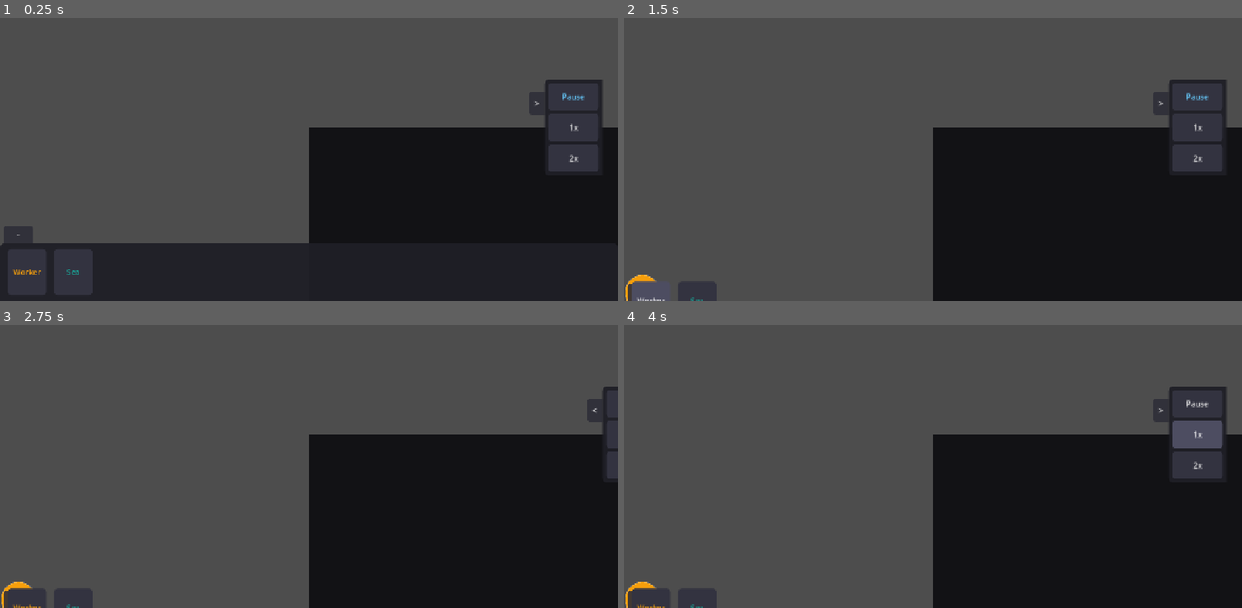
Above: before the commit, frames 1-4 (two rows, left to right).
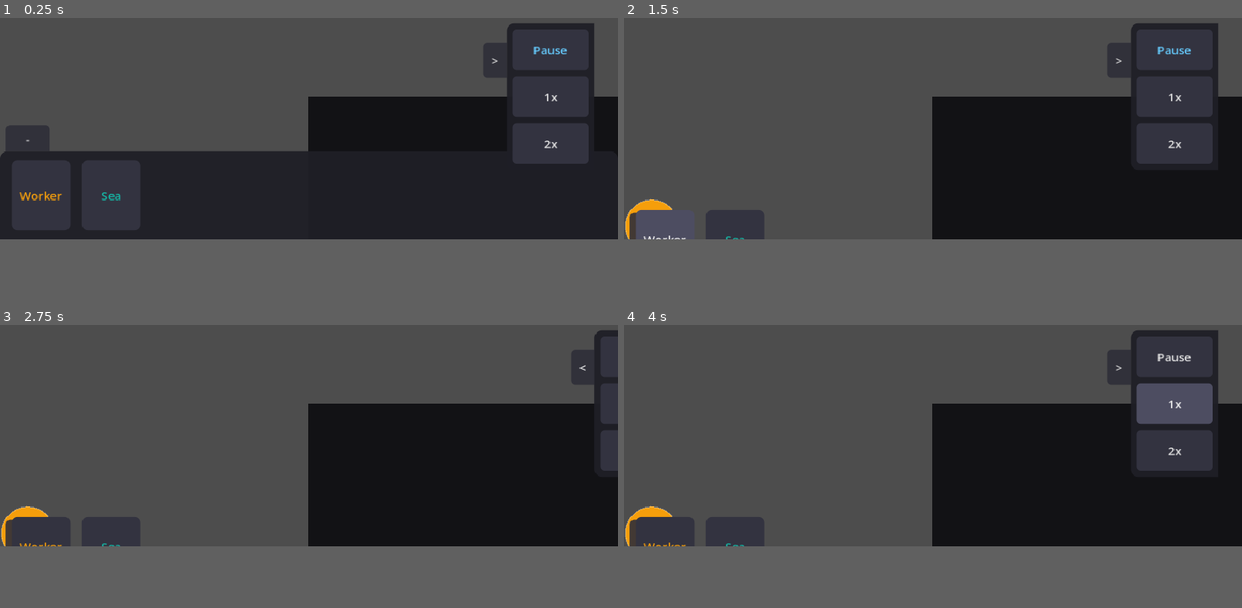
Above: after the commit, the same moments.

Repository: grigorysolomatov/hermes-graph-game-godot
Game: Godot game, scene res://root.tscn
Same seed, same stepped clock (60 frames per second), same inputs: the game is played once before the commit and once after it.
Inputs:
- Up to frame 1 (0.25 s): no input
- Up to frame 2 (1.5 s): click "-" at 0.5 s; click "+" at 1.25 s
- Up to frame 3 (2.75 s): click ">" at 2 s
- Up to frame 4 (4 s): click "<" at 2.75 s; click "1x" at 3.5 s
In our replay, the window is 800x450 before the commit and 800x370 after it. These sizes can differ from the game's own. Grey fills any space a smaller window leaves; there, only what the larger window draws over its background counts as a difference.

The runs differ from the first frame. In frame 1, 28% of the frame differs, in the area x 0-100%, y 1-98%; in frame 2, 22%; in frame 3, 20%; in frame 4, 24%.

Commit message:
fix: full QA pass

Diff:
--- a/graph-game/project.godot
+++ b/graph-game/project.godot
@@ -17,8 +17,8 @@
 
 [display]
 
-window/size/viewport_width=1280
-window/size/viewport_height=720
+window/size/viewport_width=844
+window/size/viewport_height=390
 window/stretch/mode="canvas_items"
 window/stretch/aspect="expand"
 
--- a/graph-game/scripts/context_menu.gd
+++ b/graph-game/scripts/context_menu.gd
@@ -3,33 +3,8 @@
 
 signal delete_pressed(node_id: int)
 signal connect_pressed(node_id: int)
-signal close_requested
 
 var node_id: int = -1
-
-@onready var _delete_btn: Button = $HBox/DeleteBtn
-@onready var _connect_btn: Button = $HBox/ConnectBtn
-
-func show_for(id: int, world_pos: Vector2, camera: Camera2D) -> void:
-	node_id = id
-	# Convert world position to screen position
-	var screen_pos: Vector2 = camera.unproject_position(Vector3(world_pos.x, world_pos.y, 0))
-	# For Camera2D in 2D, use get_canvas_transform
-	var vp: Viewport = get_viewport()
-	var transform: Transform2D = vp.get_canvas_transform()
-	var sp: Vector2 = transform * world_pos
-	# Offset above the node
-	sp.y -= 100.0
-	sp.x -= size.x * 0.5
-	position = sp
-	show()
-
-func show_above(world_pos: Vector2, canvas_transform: Transform2D) -> void:
-	var sp: Vector2 = canvas_transform * world_pos
-	sp.y -= 100.0
-	sp.x -= size.x * 0.5
-	position = sp
-	show()
 
 func _on_delete_pressed() -> void:
 	delete_pressed.emit(node_id)
--- a/graph-game/scripts/main.gd
+++ b/graph-game/scripts/main.gd
@@ -74,17 +74,26 @@
 		_edge_views[edge_id].queue_free()
 		_edge_views.erase(edge_id)
 
+func _clear_connect_mode() -> void:
+	if _connect_source >= 0 and _node_views.has(_connect_source):
+		_node_views[_connect_source].set_connect_highlight(false)
+	_connect_source = -1
+
 func _on_node_tapped(node_id: int, world_pos: Vector2) -> void:
 	if _connect_source >= 0:
 		if node_id != _connect_source:
 			GameState.add_edge(_connect_source, node_id, GameState.ResourceType.LABOR)
-		_connect_source = -1
+		_clear_connect_mode()
 		_context_menu.hide()
 		return
 	_context_menu.node_id = node_id
 	var screen_pos: Vector2 = get_viewport().get_canvas_transform() * world_pos
 	screen_pos.y -= 100.0
 	screen_pos.x -= 80.0
+	var vp_size: Vector2 = get_viewport().get_visible_rect().size
+	var menu_size: Vector2 = _context_menu.size
+	screen_pos.x = clamp(screen_pos.x, 4.0, vp_size.x - menu_size.x - 4.0)
+	screen_pos.y = clamp(screen_pos.y, 4.0, vp_size.y - menu_size.y - 4.0)
 	_context_menu.position = screen_pos
 	_context_menu.show()
 
@@ -96,6 +105,8 @@
 
 func _on_connect_start(node_id: int) -> void:
 	_connect_source = node_id
+	if _node_views.has(node_id):
+		_node_views[node_id].set_connect_highlight(true)
 
 func _on_resource_selected(edge_id: int, resource_type: GameState.ResourceType) -> void:
 	GameState.set_edge_resource(edge_id, resource_type)
@@ -126,12 +137,16 @@
 	if event is InputEventScreenTouch:
 		if event.pressed:
 			_touch_positions[event.index] = event.position
+			if _connect_source >= 0:
+				_clear_connect_mode()
 		else:
 			_touch_positions.erase(event.index)
 		var count: int = _touch_positions.size()
 		_panning = (count == 1)
 		_pinch_last_dist = _get_pinch_dist() if count == 2 else -1.0
 	elif event is InputEventMouseButton and event.button_index == MOUSE_BUTTON_LEFT:
+		if event.pressed and _connect_source >= 0:
+			_clear_connect_mode()
 		_panning = event.pressed
 
 func _input(event: InputEvent) -> void:
@@ -160,7 +175,7 @@
 	if pressed and _context_menu.visible:
 		if not _context_menu.get_global_rect().has_point(pos):
 			_context_menu.hide()
-			_connect_source = -1
+			_clear_connect_mode()
 			get_viewport().set_input_as_handled()
 			return
 
--- a/graph-game/scripts/node_view.gd
+++ b/graph-game/scripts/node_view.gd
@@ -18,6 +18,8 @@
 var _labor_tex: Texture2D
 var _fish_tex: Texture2D
 var _color: Color = WORKER_COLOR
+
+var _highlight_connect: bool = false
 
 var _tracking: bool = false
 var _touch_start_screen: Vector2 = Vector2.ZERO
@@ -45,9 +47,15 @@
 	_update_icon()
 	_inventory_box.hide()
 
+func set_connect_highlight(enabled: bool) -> void:
+	_highlight_connect = enabled
+	queue_redraw()
+
 func _draw() -> void:
 	draw_circle(Vector2.ZERO, NODE_RADIUS, _color)
 	draw_arc(Vector2.ZERO, NODE_RADIUS, 0, TAU, 32, Color(1, 1, 1, 0.2), 2.0)
+	if _highlight_connect:
+		draw_arc(Vector2.ZERO, NODE_RADIUS + 8.0, 0, TAU, 48, Color(0.4, 0.8, 1.0, 0.9), 3.0)
 
 func _update_icon() -> void:
 	if not is_instance_valid(_icon):
@@ -64,11 +72,13 @@
 		child.queue_free()
 	var show_resources: Array = []
 	if node_type == GameState.NodeType.WORKER:
-		show_resources = [GameState.ResourceType.LABOR]
+		if GameState.get_node_inventory_count(node_id, GameState.ResourceType.LABOR) > 0:
+			show_resources.append(GameState.ResourceType.LABOR)
 	else:
 		if GameState.get_node_inventory_count(node_id, GameState.ResourceType.LABOR) > 0:
 			show_resources.append(GameState.ResourceType.LABOR)
-		show_resources.append(GameState.ResourceType.FISH)
+		if GameState.get_node_inventory_count(node_id, GameState.ResourceType.FISH) > 0:
+			show_resources.append(GameState.ResourceType.FISH)
 	for res: GameState.ResourceType in show_resources:
 		var count: int = GameState.get_node_inventory_count(node_id, res)
 		var row := HBoxContainer.new()
--- a/graph-game/scripts/resource_picker.gd
+++ b/graph-game/scripts/resource_picker.gd
@@ -35,11 +35,15 @@
 func _input(event: InputEvent) -> void:
 	if not visible:
 		return
+	var panel_rect: Rect2 = $Panel.get_global_rect()
+	var pos: Vector2 = Vector2.ZERO
+	var is_press: bool = false
 	if event is InputEventScreenTouch and event.pressed:
-		if not get_rect().has_point(event.position):
-			hide()
-			get_viewport().set_input_as_handled()
+		pos = event.position
+		is_press = true
 	elif event is InputEventMouseButton and event.pressed:
-		if not get_rect().has_point(event.position):
-			hide()
-			get_viewport().set_input_as_handled()
+		pos = event.position
+		is_press = true
+	if is_press and not panel_rect.has_point(pos):
+		hide()
+		get_viewport().set_input_as_handled()
Binary file changed: graph-game/assets/icons/fish.png
Not shown, changed: graph-game/assets/icons/fish.png.import
Binary file changed: graph-game/assets/icons/labor.png
Not shown, changed: graph-game/assets/icons/labor.png.import
